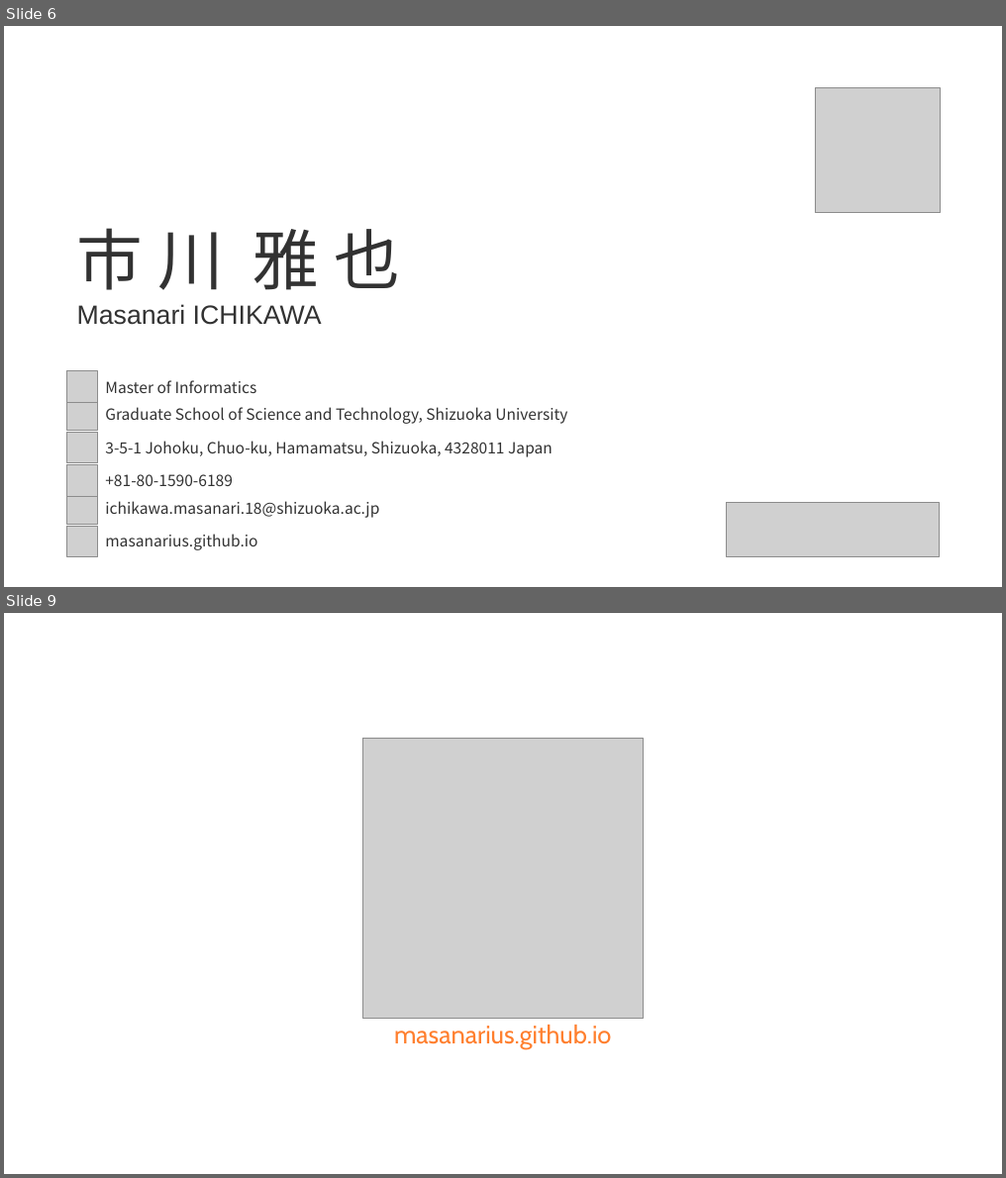
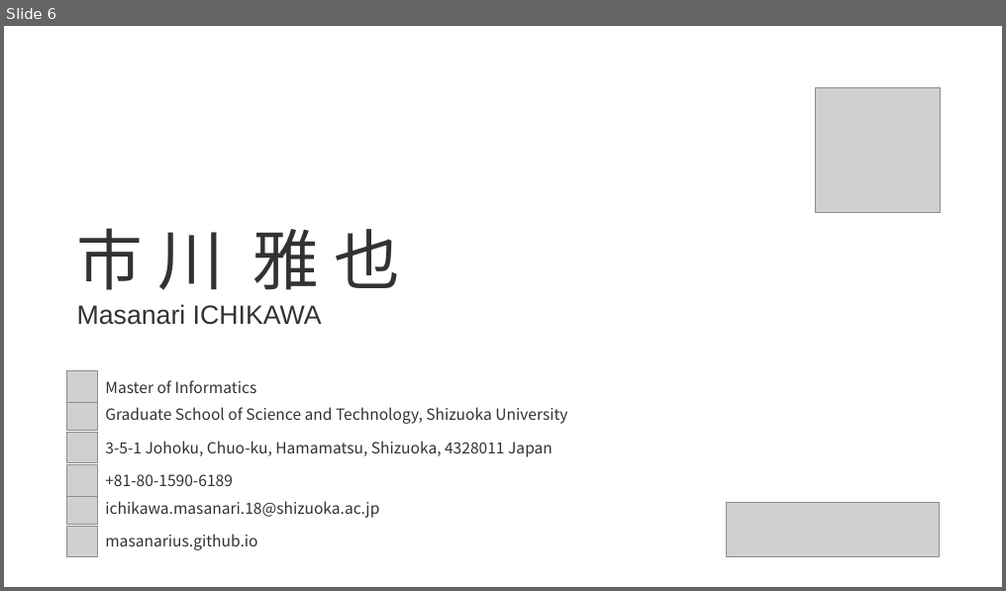
Before and after one commit to masanarius/masanarius.github.io, a slide deck: img/card/businesscard.pptx. Shown one above the other, each under a label of ours: slides 6 and 9 before the commit, slide 6 after it; the slides between them are not shown. The pictures are 1006x1178 and 1006x591 pixels, drawn with LibreOffice and Linux fonts; fonts in the diff are those of the drawing; grey boxes stand for pictures. Boxes give left, top, right and bottom in pixels: in the first picture for what was removed or moved away, otherwise in the second. Text is boxed around its words. In the diff, an @@ line names an element or a change of style, - is before the commit and + after.

Commit message:
slide

```diff
--- a/img/card/businesscard.pptx
+++ b/img/card/businesscard.pptx
@@ slide 9 removed at box(4, 613, 1002, 1174), background #FFFFFF @@
@@ picture removed at box(362, 738, 644, 1018) @@
@@ text removed at box(394, 1025, 612, 1050) @@
-masanarius.github.io
```
Also in this commit, not shown: 2 other slides removed, 23 other files.
